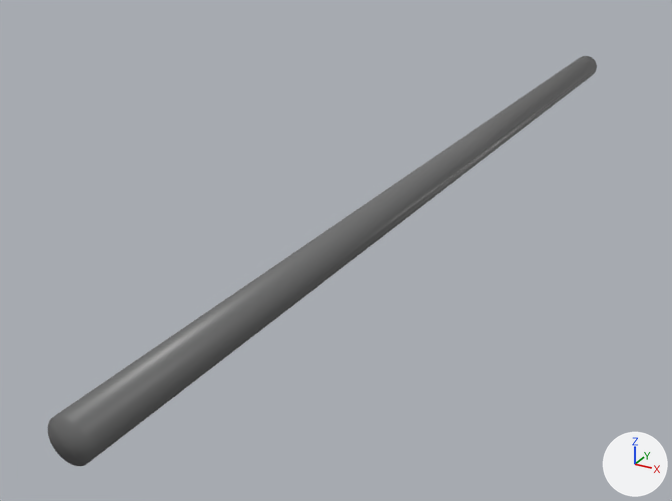
What one commit did to the OBJ model phoebe_mujoco_config/description/assets/full/axle.obj.
Rendered twice from a 50 mm lens placed at (0.266, -0.664, 0.24), pointed at (-0.064, -0.065, -0.06). The axes (+X, +Y, +Z) are drawn at lower right. The lights are the same throughout. The picture after the commit comes second. Where no turn or scale is listed for an object, it has been applied to the vertices. Vertices at exactly the same position are counted once.

The first picture shows 'axle'.
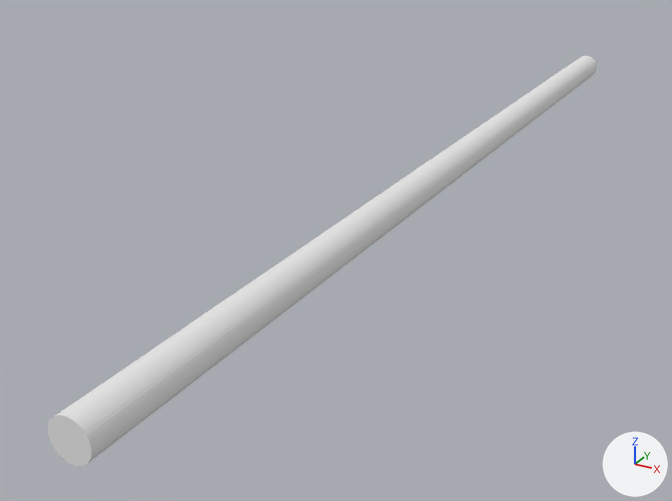
Location of each change, [x1, y1, x2, y2] in pixels of the pictures (672 x 501 px):
'axle', recoloured, shading changed: [48, 56, 597, 466] in both

The change, as a list of edits to the scene's bpy script:
```text
Add mat_mtl_m4:
    mat_mtl_m4 = principled_material('mtl_m4')
    mat_mtl_m4.base_color = (0.8, 0.8, 0.8)  # white #e7e7e7
    mat_mtl_m4.roughness = 1.0
Change me_axle:
    where me_axle.from_pydata(...)  # 74 vertices, 144 faces; spans x -0.013..0.013, y -0.423..0.423, z -0.013..0.013
    used by ob_axle; location = (0.0, 0.0, 0.0)
    remove me_axle.materials.append(mat_new_mat_color_004)  # dark grey #6c6c6c
    me_axle part 1: all faces are now shaded flat (144 of 144 changed)
    add me_axle.materials.append(mat_mtl_m4)  # white #e7e7e7
```
